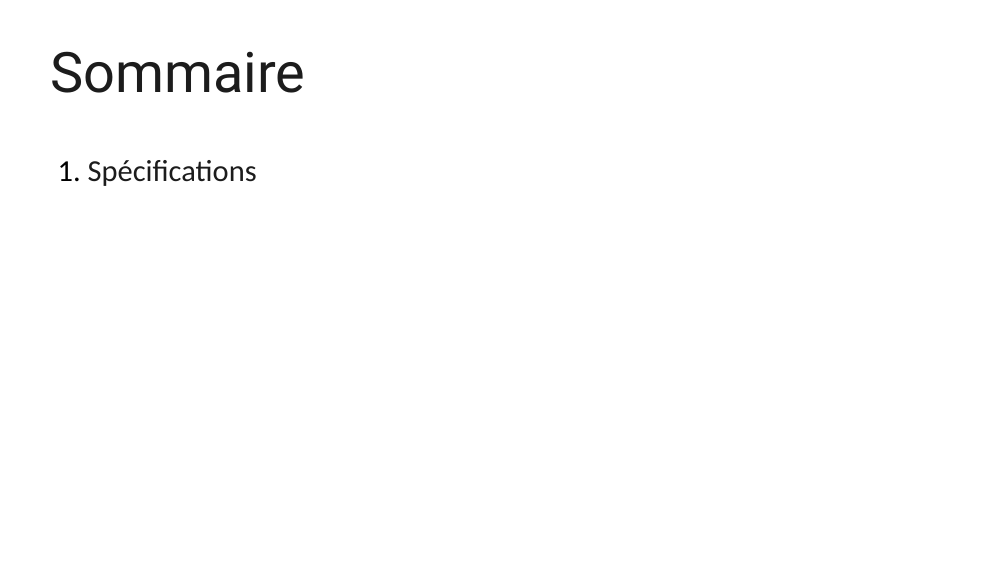
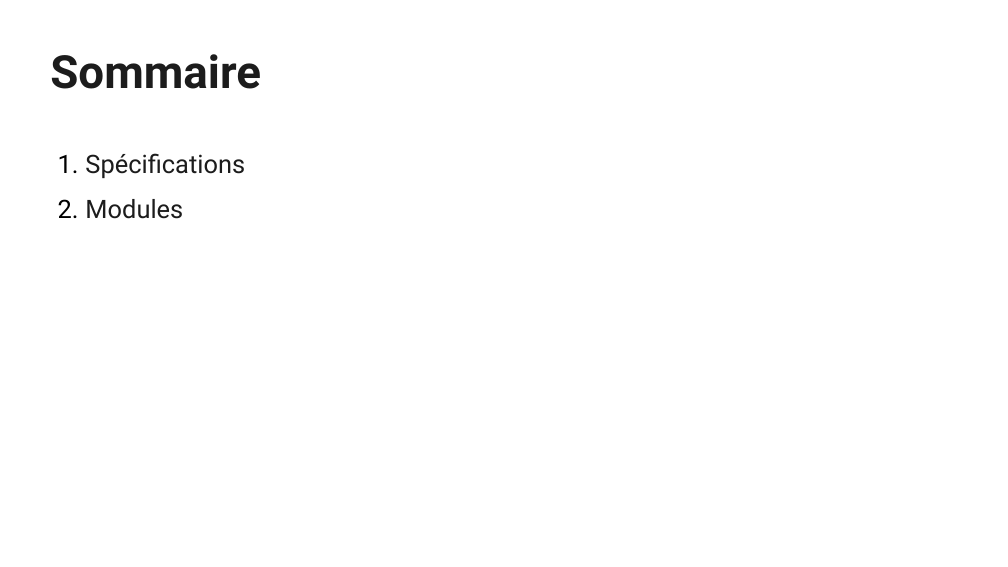
Before and after one commit to 5cover/Puissance-4, a slide deck: slide 2 of diapo.odp. Drawn at 1008x567 pixels with LibreOffice and Linux fonts; fonts in the diff are those of the drawing. Boxes give left, top, right and bottom in pixels: in the first picture for what was removed or moved away, otherwise in the second. Text is boxed around its words. In the diff, an @@ line names an element or a change of style, - is before the commit and + after.

```diff
--- a/diapo.odp
+++ b/diapo.odp
@@ title "Sommaire" at bbox=[50, 54, 261, 89]: size 44 to 36 pt, bold on @@
@@ subtitle at bbox=[85, 153, 245, 178]: size 24 to 20 pt, font Calibri to Roboto in "Spécifications" @@
@@ subtitle at bbox=[85, 199, 183, 219]: paragraph added @@
+2. Modules
```
Also in this commit, not shown: 4 other slides changed, 1 slide added, 4 other files.
